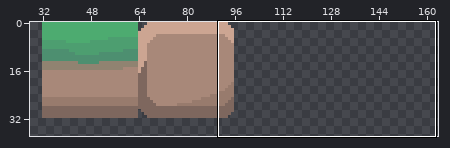
Sprite sheet, stored at projectClimbers/sprites/sTile/8c2ec8a4-df2d-43f8-bbe0-dfd6e2233962.png. Above: a wide view before the commit, with the close-up outlined.
Close-up. Earlier state:
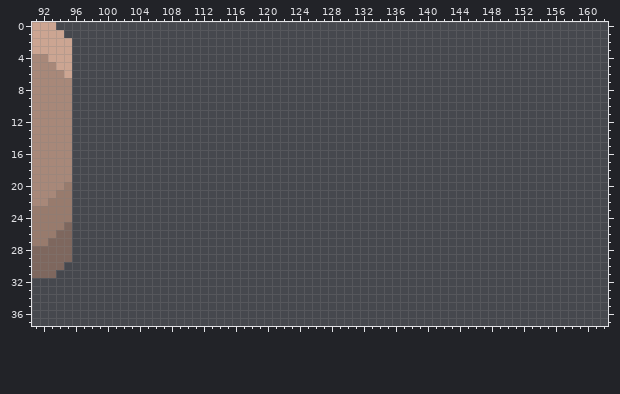
The file is 192x96 pixels. Colours within 5 levels of each other are drawn and written as one. Shown: x 91..162, y 0..37. The wide view leaves out empty margins.
Now the later version:
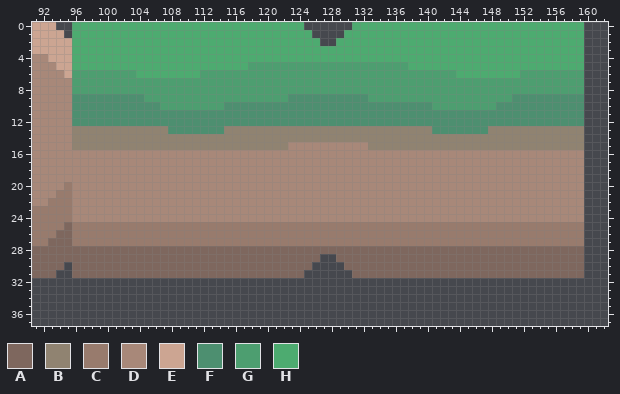
Palette (. is transparent): A #7e675e  B #908371  C #987b6d  D #a88879  E #cca592  F #4d8f70  G #4d9e70  H #4dab70
Change:
Colour A is added in row 28 at x 96 to 159; in row 29 at x 96 to 126 and 129 to 159; in row 30 at x 96 to 125 and 130 to 159; in row 31 at x 96 to 124 and 131 to 159.
Colour B is added in row 13 at x 96 to 107, 115 to 140 and 148 to 159; in row 14 at x 96 to 159; in row 15 at x 96 to 122 and 133 to 159.
Colour C is added in rows 25 to 27 at x 96 to 159.
Colour D is added in row 15 at x 123 to 132; in rows 16 to 24 at x 96 to 159.
Colour F is added in row 9 at x 96 to 104, 123 to 132 and 151 to 159; in row 10 at x 96 to 106, 115 to 140 and 149 to 159; in rows 11 to 12 at x 96 to 159; in row 13 at x 108 to 114 and 141 to 147.
Colour G is added in row 5 at x 118 to 137; in row 6 at x 96 to 103, 112 to 143 and 152 to 159; in rows 7 to 8 at x 96 to 159; in row 9 at x 105 to 122 and 133 to 150; in row 10 at x 107 to 114 and 141 to 148.
Colour H is added in row 0 at x 96 to 124 and 131 to 159; in row 1 at x 96 to 125 and 130 to 159; in row 2 at x 96 to 126 and 129 to 159; in rows 3 to 4 at x 96 to 159; in row 5 at x 96 to 117 and 138 to 159; in row 6 at x 104 to 111 and 144 to 151.
